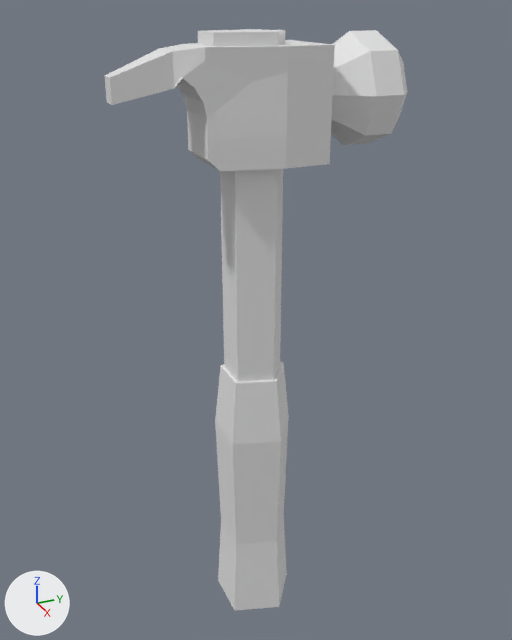
One commit to the FBX model Assets/_Game/Models/Tools/Hammer.fbx: the scene before it, then after it.
Rendered twice from a camera (50 mm lens) standing at (3.98, -1.77, 4.36) and looking at (-0.1, 0.07, 2.31). Arrows for +X, +Y and +Z are at lower left; the lights stay in place.
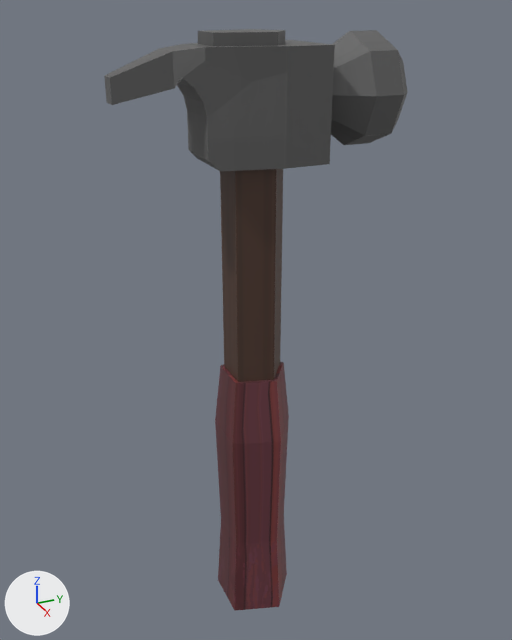
Boxes (x1, y1, x2, y2) around the edits, measured in the pictures (512 x 640 px):
part 1 of me_cylinder, recoloured: (104, 29, 407, 171) in both
part 2 of me_cylinder, recoloured (grey to brown): (220, 169, 283, 382) in both
part 3 of me_cylinder, recoloured (grey to brown): (215, 362, 289, 611) in both

What changed in the scene script:
```text
Add img_wood_pattern_02_brown_1_png:
    img_wood_pattern_02_brown_1_png = load_image('Wood_Pattern_02_Brown_1.png', '_unpacked/Wood_Pattern_02_Brown_1.png', 256, 256, 'sRGB')
Add img_metal_brushed_01_grey_png:
    img_metal_brushed_01_grey_png = load_image('Metal_Brushed_01_Grey.png', '_unpacked/Metal_Brushed_01_Grey.png', 256, 256, 'sRGB')
Add img_wood_planks_08_red_1_png:
    img_wood_planks_08_red_1_png = load_image('Wood_Planks_08_Red_1.png', '_unpacked/Wood_Planks_08_Red_1.png', 256, 256, 'sRGB')
Add mat_material_002:
    mat_material_002 = principled_material('Material.002')
    mat_material_002.texture = img_wood_pattern_02_brown_1_png
Add mat_material_001:
    mat_material_001 = principled_material('Material.001')
    mat_material_001.texture = img_metal_brushed_01_grey_png
Add mat_material_003:
    mat_material_003 = principled_material('Material.003')
    mat_material_003.texture = img_wood_planks_08_red_1_png
Change me_cylinder:
    where me_cylinder.from_pydata(...)  # 140 vertices, 127 faces; spans x -0.34..0.34, y -0.85..0.93, z 0.0..4.18
    used by ob_cylinder; location = (0.0, 0.0, 0.0)
    me_cylinder part 1: all 101 faces centred in x -0.29..0.29, y -0.85..0.93, z 3.44..4.18 switch from no material to mat_material_001 (picture img_metal_brushed_01_grey_png)
    me_cylinder part 2: all 5 faces centred in x -0.16..0.16, y -0.17..0.14, z 2.72 switch from no material to mat_material_002 (picture img_wood_pattern_02_brown_1_png)
    me_cylinder part 3: all 20 faces centred in x -0.22..0.22, y -0.23..0.18, z 0.32..1.99 switch from no material to mat_material_003 (picture img_wood_planks_08_red_1_png)
```
